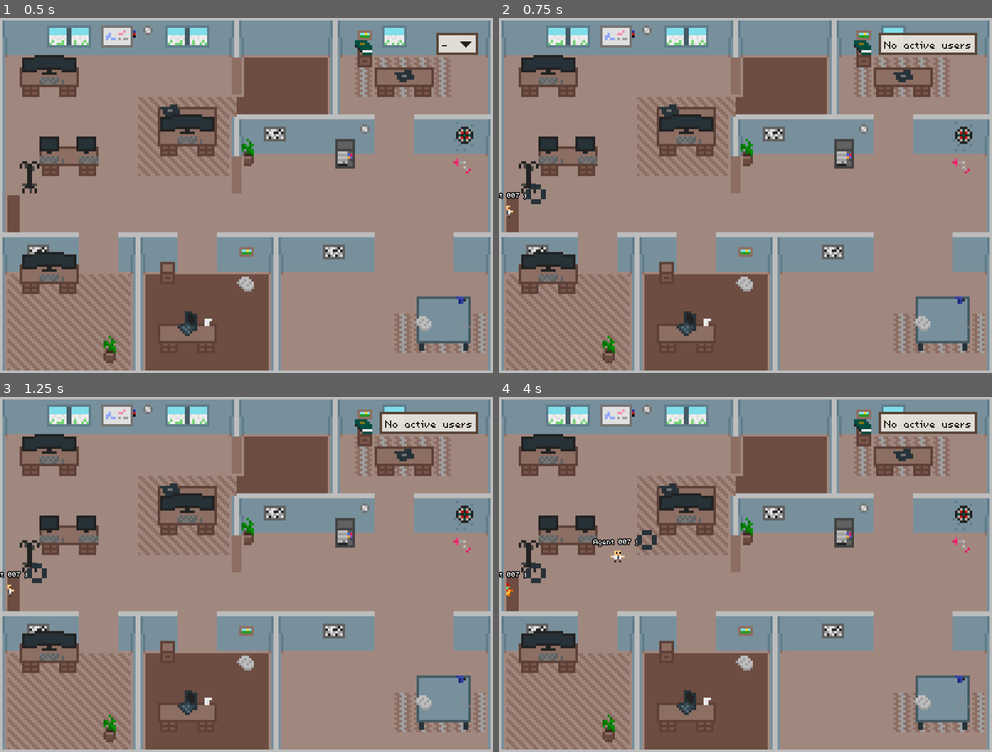
Above: before the commit, frames 1-4 (two rows, left to right).
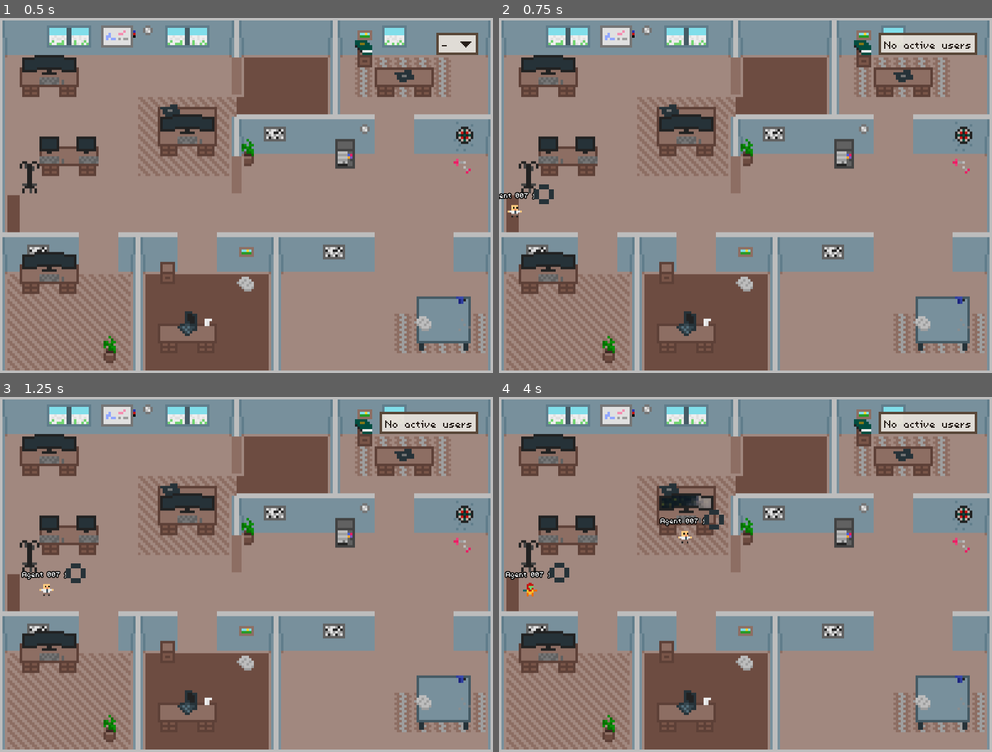
Above: after the commit, the same moments.

Repository: einord/agent-office
Game: Godot game, scene res://scenes/main.tscn
Two runs of this game, one before a commit and one after it. Both use one fixed random seed, a clock stepped at 60 frames per second and the inputs below.
Inputs (mouse positions are in pixels of both pictures, inside the frame that each line leads up to):
- Up to frame 1 (0.5 s): no input
- Up to frame 2 (0.75 s): tap Enter at 0.5 s; move the mouse to (957, 42) at 0.52 s; hold W from 0.53 s (still down); tap J at 0.6 s; click (957, 42) at 0.67 s
- Up to frame 3 (1.25 s): keep holding W
- Up to frame 4 (4 s): move the mouse to (646, 592) at 1.27 s; release W at 1.28 s; tap one key every 0.75 s from 1.35 s: 1 2 Q J; move the mouse to (794, 496) at 2.02 s; hold W 2.03-3.53 s; move the mouse to (720, 645) at 2.77 s; click (720, 645) at 2.92 s; move the mouse to (893, 627) at 3.52 s

Frame 1 is identical in both runs. In frame 2, 0.4% of the frame differs, in the area x 0-12%, y 46-57%; in frame 3, 0.5%; in frame 4, 1.2%, in the area x 0-46%, y 27-57%.

Commit message:
fix: replace change_state with _enter_state for initial agent state

Diff:
--- a/gui/agent-office/scenes/agent.gd
+++ b/gui/agent-office/scenes/agent.gd
@@ -41,7 +41,7 @@
 	_setup_name_label()
 	# Vänta en frame så att navigationskartan hinner synkroniseras
 	await get_tree().physics_frame
-	change_state(AgentState.IDLE)
+	_enter_state(current_state)
 
 ## Creates the name label in the UI layer (unscaled).
 func _setup_name_label() -> void:
